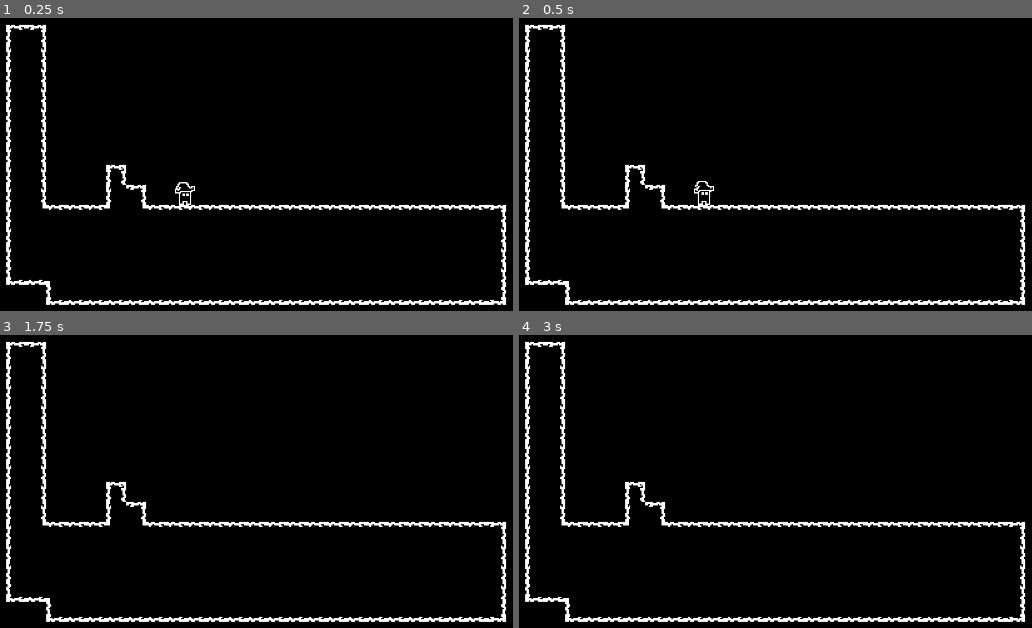
Above: before the commit, frames 1-4 (two rows, left to right).
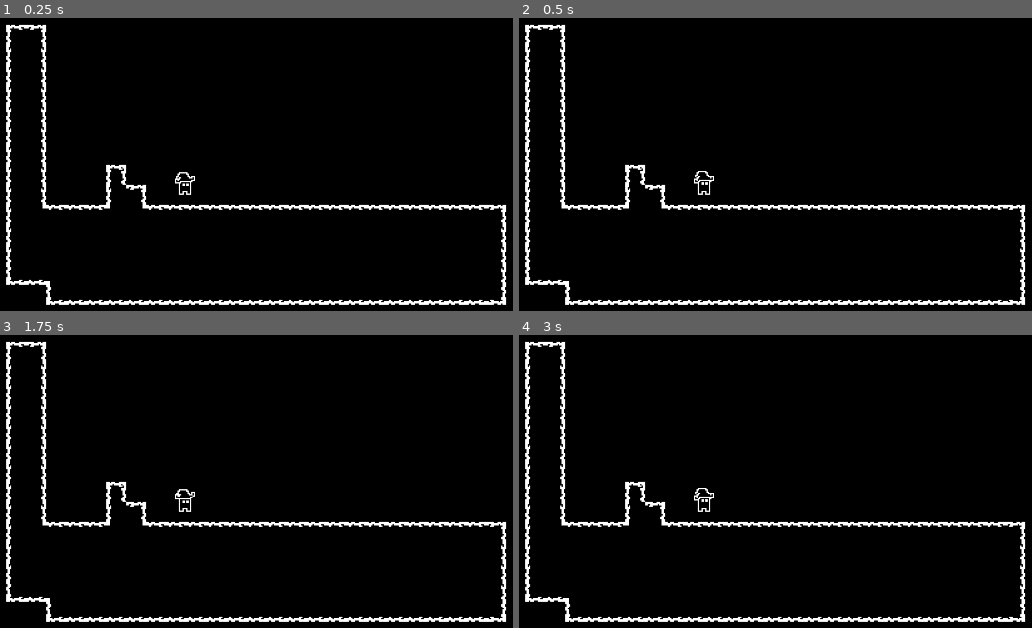
Above: after the commit, the same moments.

Repository: manakusiar/Rise-of-Deception
Game: Godot game, scene res://components/maps/main/main.tscn
Same seed, same stepped clock (60 frames per second), same inputs: the game is played once before the commit and once after it.
Inputs (mouse positions are in pixels of both pictures, inside the frame that each line leads up to):
- Up to frame 1 (0.25 s): no input
- Up to frame 2 (0.5 s): no input
- Up to frame 3 (1.75 s): move the mouse to (302, 469) at 0.52 s; hold D (move_right) from 0.53 s (still down); click (302, 469) at 0.6 s; tap Space (jump) at 0.77, 1.07, 1.52 s; tap E (primary_ability, bound only after the commit) at 0.8, 1.35 s; move the mouse to (outside the picture) at 1.27 s; tap Q (secondary_ability, bound only after the commit) at 1.55 s
- Up to frame 4 (3 s): tap Space (jump) at 1.82, 2.75 s; tap Enter at 2 s; move the mouse to (724, 393) at 2.02 s; release D (move_right) at 2.03 s; hold A (move_left) 2.03-2.78 s; tap Q (secondary_ability, bound only after the commit) at 2.1 s; tap Shift (utility_ability, bound only after the commit) at 2.3, 2.85 s; move the mouse to (606, 584) at 2.77 s; hold D (move_right) from 2.78 s (still down)

The runs differ from the first frame. In frame 1, 0.2% of the frame differs, in the area x 34-39%, y 52-64%; in frame 2, 0.2%; in frame 3, 0.1%; in frame 4, 0.1%.
Error after the commit: Parse Error: Expected identifier after "." for attribute access. (res://components/entities/player/player.gd:23)

Commit message:
Work on ability component
Need to add compatibility with input component

Diff:
--- a/components/entities/components/ability_component/ability_component.gd
+++ b/components/entities/components/ability_component/ability_component.gd
@@ -8,33 +8,37 @@
 @export var effect_attachment: Node2D
 
 @export_subgroup("Ability Settings")
-@export var slots: Array[AbilitySlot] = []
+@onready var slots: Dictionary[StringName, AbilityData] = {}
 
 var _cooldowns: Dictionary[StringName, float] = {} # Spell &id and cooldown in sec
 
+func _init() -> void:
+	for _key: String in Utils.ability_slots.keys():
+		slots[StringName(_key.to_lower())] = null
+
 func _unhandled_input(event: InputEvent) -> void:
-	for slot in slots:
-		if event.is_action_pressed(slot.input_action):
-			try_cast(slot)
+	if event.is_action_type():
+		for slot in slots:
+			if event.is_action_pressed(slot):
+				try_cast(slot, slots[slot])
 
-func try_cast(slot: AbilitySlot) -> void:
-	if slot == null or slot.ability == null:
+func try_cast(slot: StringName, data: AbilityData) -> void:
+	if data == null:
 		return
-	if slot.ability.effect_scene == null:
-		push_warning("Ability '%s' has no effect_scene" % slot.ability.display_name)
+	if data.effect_scene == null:
+		push_warning("Ability '%s' has no effect_scene" % data.display_name)
 		return
 	if is_on_cooldown(slot):
 		return
-	_cast(slot)
+	_cast(slot, data)
 
-func _cast(slot: AbilitySlot) -> void:
-	var data := slot.ability
+func _cast(slot: StringName, data: AbilityData) -> void:
 	var effect := data.effect_scene.instantiate() as AbilityEffect
 	get_parent().add_child(effect)
 	effect.activate(get_parent(), _aim_direction(), data)
 
-	_cooldowns[slot.slot_name] = data.cooldown
-	ability_cast.emit(slot.slot_name, data)
+	_cooldowns[slot] = data.cooldown
+	ability_cast.emit(slot, data)
 
 func _process(delta: float) -> void:
 	if _cooldowns.is_empty():
@@ -49,35 +53,32 @@
 # GETTER FUNCTIONS
 # ================
 
-func is_on_cooldown(slot: AbilitySlot) -> bool:
-	return _cooldowns.has(slot.slot_name) and _cooldowns[slot.slot_name] > 0.0
+func is_on_cooldown(slot: StringName) -> bool:
+	return _cooldowns.has(slot) and _cooldowns[slot] > 0.0
 
 func cooldown_remaining(slot_name: StringName) -> float:
 	return _cooldowns.get(slot_name, 0.0)
 
-func find_slot(slot_name: StringName) -> AbilitySlot:
-	for slot in slots:
-		if slot.slot_name == slot_name:
-			return slot
-	return null
+func find_slot(slot_name: StringName) -> AbilityData:
+	return slots[slot_name]
 
 # ===================
 # EQUIPMENT FUNCTIONS
 # ===================
 
-func equip(slot_name: StringName, data: AbilityData) -> AbilityData:
-	var slot := find_slot(slot_name)
-	if slot == null:
-		push_warning("AbilityComponent has no slot named %s" % slot_name)
+func equip(slot: StringName, new_data: AbilityData) -> AbilityData:
+	var data := slots[slot]
+	if data == null:
+		push_warning("AbilityComponent has no slot named %s" % slot)
 		return null
-	var previous := slot.ability
-	slot.ability = data
+	var previous := data
+	slots[slot] = new_data
 
-	_cooldowns.erase(slot_name)
+	_cooldowns.erase(slot)
 	return previous
 
-func unequip(slot_name: StringName) -> AbilityData:
-	return equip(slot_name, null)
+func unequip(slot: StringName) -> AbilityData:
+	return equip(slot, null)
 
 #
 
--- /dev/null
+++ b/components/entities/components/ability_component/ability_slots/slot_primary.gd
@@ -0,0 +1,5 @@
+extends AbilitySlot
+
+func _init() -> void:
+	slot_name = &"primary"
+	input_action = &"primary_ability"
--- /dev/null
+++ b/components/entities/components/ability_component/ability_slots/slot_secondary.gd
@@ -0,0 +1,5 @@
+extends AbilitySlot
+
+func _init() -> void:
+	slot_name = &"secondary"
+	input_action = &"secondary_ability"
--- /dev/null
+++ b/components/entities/components/ability_component/ability_slots/slot_utility.gd
@@ -0,0 +1,5 @@
+extends AbilitySlot
+
+func _init() -> void:
+	slot_name = &"utility"
+	input_action = &"utility_ability"
--- a/components/entities/components/input_component/input_component.gd
+++ b/components/entities/components/input_component/input_component.gd
@@ -7,8 +7,9 @@
 
 signal Jump(is_pressed: bool)
 signal Attack(is_pressed: bool)
-signal Ability(is_pressed: bool)
+signal Ability(is_pressed: bool, ability_name: StringName)
 
+var abilities: Array[StringName] = []
 var movement_direction: Vector2
 
 func Get_Movement_Direction() -> Vector2:
--- a/components/entities/components/input_component/player_input_component/player_input_component.gd
+++ b/components/entities/components/input_component/player_input_component/player_input_component.gd
@@ -1,12 +1,16 @@
 class_name PlayerInputComponent
 extends InputComponent
 
+func _init() -> void:
+	for _key: String in Utils.ability_slots.keys():
+		abilities.append(StringName(_key.to_lower() + "_ability"))
+
 func _input(event: InputEvent) -> void:
 	if event.is_action_type():
+		# Press and release signals
 		var event_and_signal: Dictionary[String, Signal]= {
 			"attack": Attack,
-			"jump": Jump,
-			"ability": Ability
+			"jump": Jump
 		}
 
 		for _key in event_and_signal:
@@ -14,6 +18,12 @@
 				event_and_signal[_key].emit(event.is_action_pressed(_key))
 				return
 
+		# Ability signals
+		for _ability in abilities:
+			if event.is_action(_ability):
+				Ability.emit(event.is_action_pressed(_ability), _ability)
+				return
+
 func Get_Movement_Direction() -> Vector2:
 	movement_direction.x = Input.get_axis("move_left", "move_right")
 	movement_direction.y = Input.get_axis("look_up", "look_down")
--- a/components/entities/player/player.gd
+++ b/components/entities/player/player.gd
@@ -3,6 +3,7 @@
 @export_subgroup("Nodes/Components")
 @export var physics_component: PhysicsComponent
 @export var input_component: InputComponent
+@export var ability_component: AbiltiyCom
 
 const SPEED := 400.0
 const JUMP_VELOCITY := -400.0
@@ -13,9 +14,10 @@
 func _physics_process(delta: float) -> void:
 	physics_component.Handle_Physics(delta, input_component.Get_Movement_Direction())
 
-func _input_jump(is_pressed) -> void:
+func _input_jump(is_pressed: bool) -> void:
 	physics_component.Jump(is_pressed)
-func _input_attack(is_pressed) -> void:
+func _input_attack(is_pressed: bool) -> void:
 	physics_component.Attack(is_pressed)
-func _input_ability(is_pressed) -> void:
-	physics_component.Ability(is_pressed)
+
+func _input_ability(is_pressed: bool, ability_name: StringName) -> void:
+	ability_component.
--- a/globals/utils.gd
+++ b/globals/utils.gd
@@ -1,3 +1,7 @@
 extends Node
 
-enum ability_types {primary, secondary}
+enum ability_slots {
+	PRIMARY,
+	SECONDARY,
+	UTILITY
+}
--- a/project.godot
+++ b/project.godot
@@ -58,6 +58,21 @@
 "events": [Object(InputEventKey,"resource_local_to_scene":false,"resource_name":"","device":-1,"window_id":0,"alt_press …(191 unchanged characters)…
 ]
 }
+primary_ability={
+"deadzone": 0.2,
+"events": [Object(InputEventKey,"resource_local_to_scene":false,"resource_name":"","device":-1,"window_id":0,"alt_pressed":false,"shift_pressed":false,"ctrl_pressed":false,"meta_pressed":false,"pressed":false,"keycode":0,"physical_keycode":69,"key_label":0,"unicode":101,"location":0,"echo":false,"script":null)
+]
+}
+secondary_ability={
+"deadzone": 0.2,
+"events": [Object(InputEventKey,"resource_local_to_scene":false,"resource_name":"","device":-1,"window_id":0,"alt_pressed":false,"shift_pressed":false,"ctrl_pressed":false,"meta_pressed":false,"pressed":false,"keycode":0,"physical_keycode":81,"key_label":0,"unicode":113,"location":0,"echo":false,"script":null)
+]
+}
+utility_ability={
+"deadzone": 0.2,
+"events": [Object(InputEventKey,"resource_local_to_scene":false,"resource_name":"","device":-1,"window_id":0,"alt_pressed":false,"shift_pressed":false,"ctrl_pressed":false,"meta_pressed":false,"pressed":false,"keycode":0,"physical_keycode":4194325,"key_label":0,"unicode":0,"location":0,"echo":false,"script":null)
+]
+}
 
 [physics]
 
Not shown, added: components/entities/components/ability_component/ability_slots/slot_primary.gd.uid
Not shown, added: components/entities/components/ability_component/ability_slots/slot_secondary.gd.uid
Not shown, added: components/entities/components/ability_component/ability_slots/slot_utility.gd.uid
